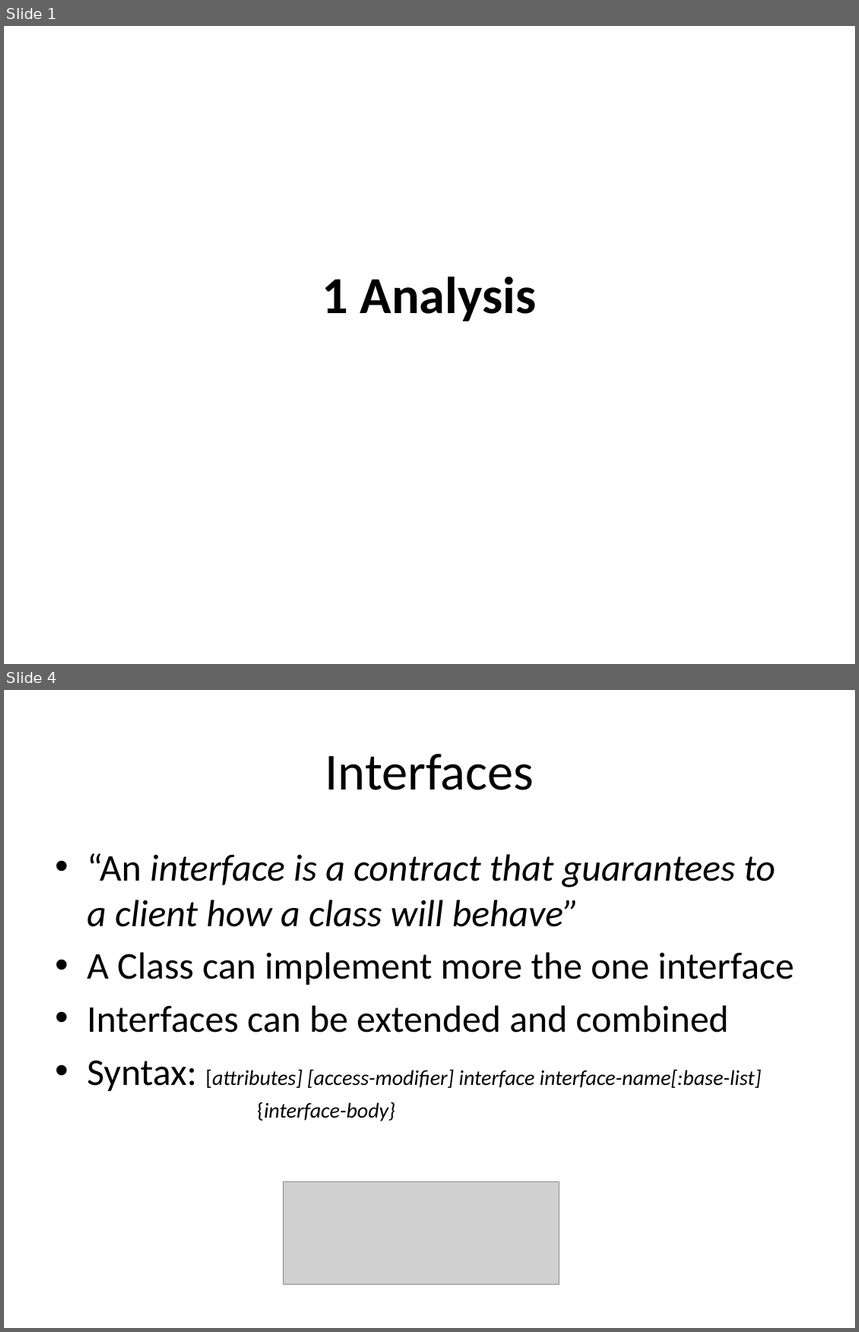
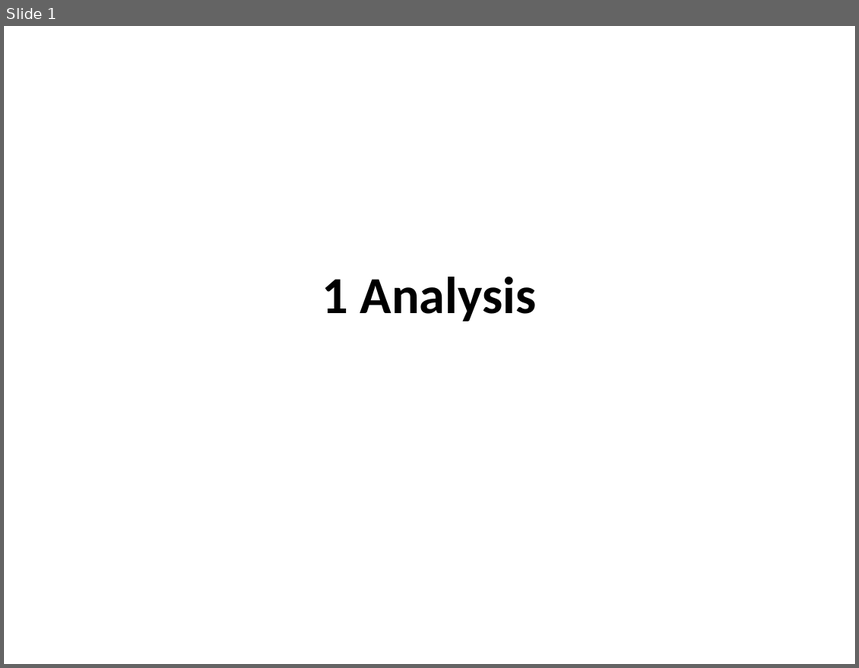
Before and after one commit to isurup/kalle-martin-group, a slide deck: SSE2/slides/1 Analysis.pptx. Shown one above the other, each under a label of ours: slides 1 and 4 before the commit, slide 1 after it; the slides between them are not shown. The pictures are 859x1332 and 859x668 pixels, drawn with LibreOffice and Linux fonts; fonts in the diff are those of the drawing; grey boxes stand for pictures. Boxes give left, top, right and bottom in pixels: in the first picture for what was removed or moved away, otherwise in the second. Text is boxed around its words. In the diff, an @@ line names an element or a change of style, - is before the commit and + after.

```diff
--- a/SSE2/slides/1 Analysis.pptx
+++ b/SSE2/slides/1 Analysis.pptx
@@ slide 4 removed at [4,690,855,1328], background #FFFFFF @@
@@ title removed at [325,754,534,790] @@
-Interfaces
@@ text removed at [87,853,794,1122] @@
-• “An interface is a contract that guarantees to a client how a class will behave”
-• A Class can implement more the one interface
-• Interfaces can be extended and combined
-• Syntax: [attributes] [access-modifier] interface interface-name[:base-list]
-{interface-body}
@@ picture removed at [283,1182,560,1285] @@
```
Also in this commit, not shown: 1 slide changed, 7 other slides removed.
